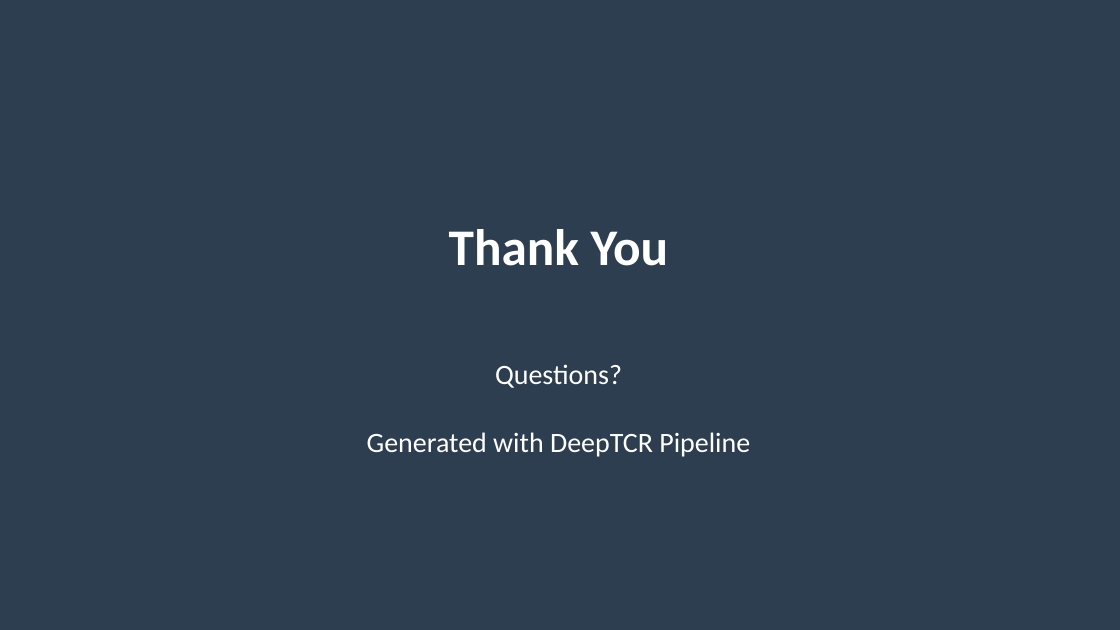
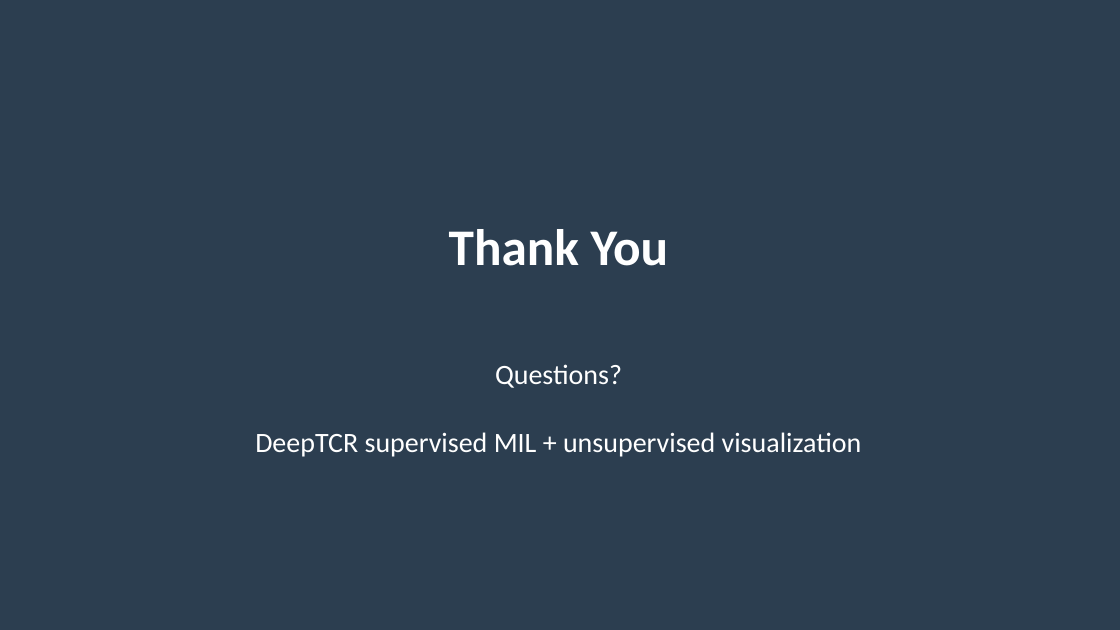
Before and after one commit to MateenahJAHAN/Final_Deliverable_DeepTCRResearch_Mateenah_Jahan_CSIR, a slide deck: slide 20 of results/DeepTCR_Results_Presentation.pptx (slide 14 before the commit). Drawn at 1120x630 pixels with LibreOffice and Linux fonts; fonts in the diff are those of the drawing. Boxes give left, top, right and bottom in pixels: in the first picture for what was removed or moved away, otherwise in the second. Text is boxed around its words. In the diff, an @@ line names an element or a change of style, - is before the commit and + after.

```diff
--- a/results/DeepTCR_Results_Presentation.pptx
+++ b/results/DeepTCR_Results_Presentation.pptx
@@ text at (255,364,862,457): text changed @@
-Questions?
-Generated with DeepTCR Pipeline
+Questions?
+DeepTCR supervised MIL + unsupervised visualization
```
Also in this commit, not shown: 4 other slides changed, 14 slides added, 8 slides removed, 2 other files.
